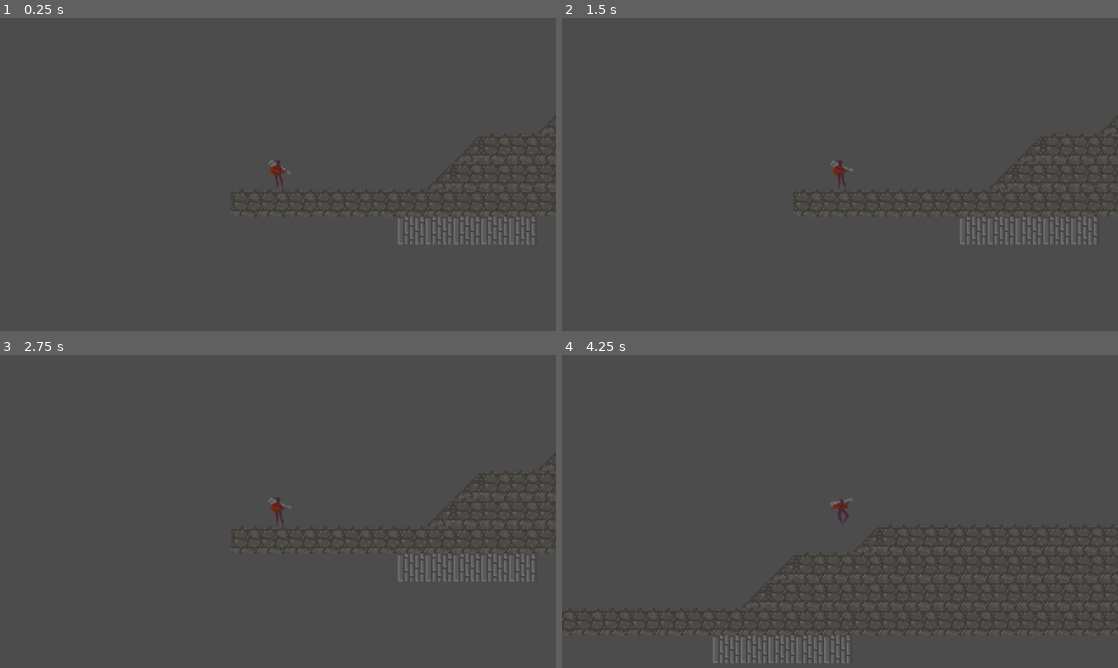
Above: before the commit, frames 1-4 (two rows, left to right).
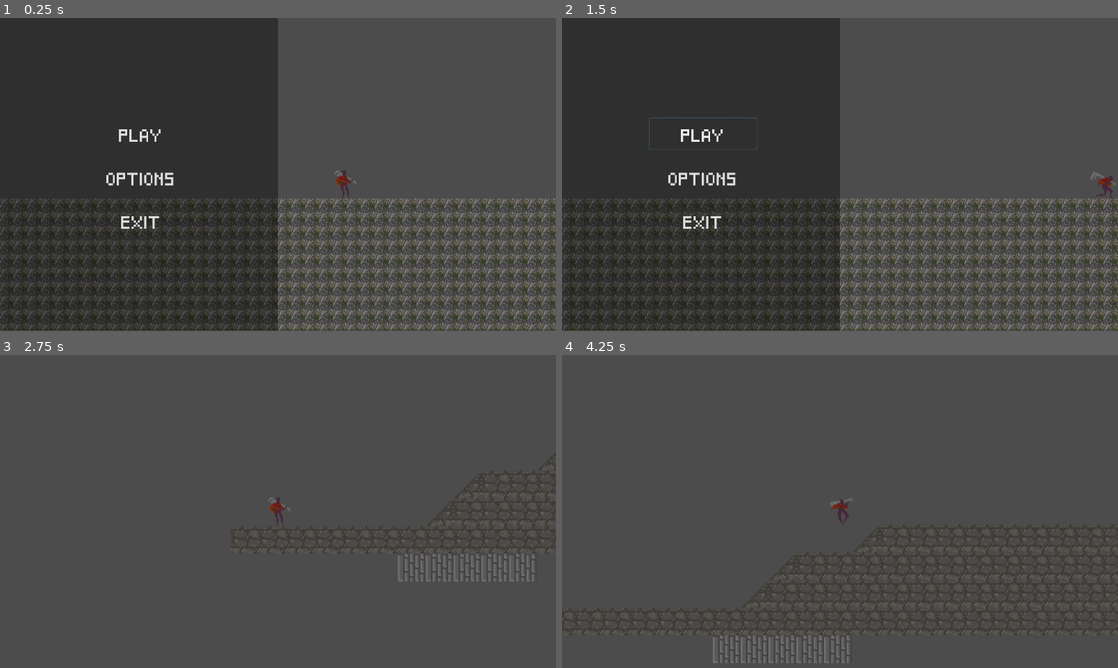
Above: after the commit, the same moments.

Repository: RebuildEcho/EchoGodot
Game: Godot game, scene res://MainMenu.tscn
Two runs of this game, one before a commit and one after it. Both use one fixed random seed, a clock stepped at 60 frames per second and the inputs below. Before the commit the project starts from res://Game.tscn.
Inputs (mouse positions are in pixels of both pictures, inside the frame that each line leads up to):
- Up to frame 1 (0.25 s): no input
- Up to frame 2 (1.5 s): click (701, 133) at 0.5 s, where only the run after the commit has a clickable "PLAY"; click (701, 133) at 1.25 s, where only the run after the commit has a clickable "PLAY"
- Up to frame 3 (2.75 s): click (139, 514) at 2 s, where only the run after the commit has a clickable "OPTIONS"
- Up to frame 4 (4.25 s): tap Enter at 2.75 s; hold Right (ui_right) from 2.78 s (still down)

The runs differ from the first frame. In frame 1, 52% of the frame differs, in the area x 0-100%, y 0-100%; in frame 2, 52%; in frame 3, less than 0.1%; in frame 4, less than 0.1%.

Commit message:
Update project.godot

Diff:
--- a/project.godot
+++ b/project.godot
@@ -16,13 +16,14 @@
 [application]
 
 config/name="Echo"
-run/main_scene="res://Game.tscn"
+run/main_scene="res://MainMenu.tscn"
 config/icon="res://icon.png"
 
 [display]
 
 window/size/width=1280
 window/size/height=720
+window/stretch/mode="viewport"
 
 [input]
 
